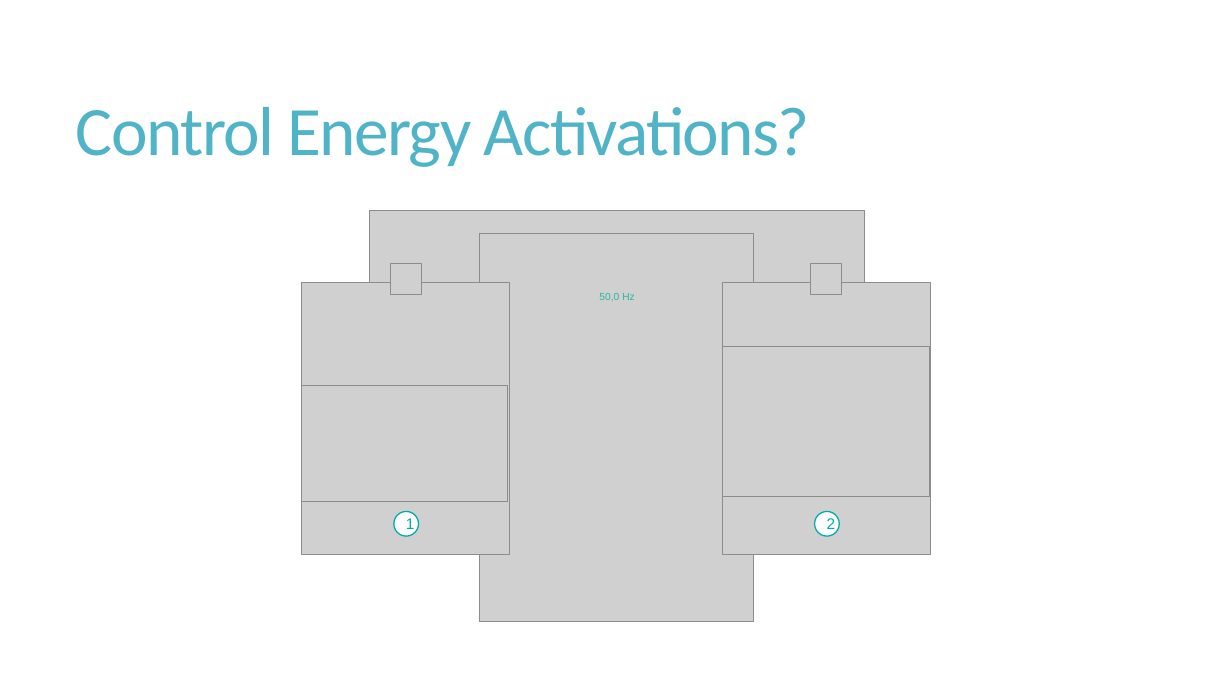
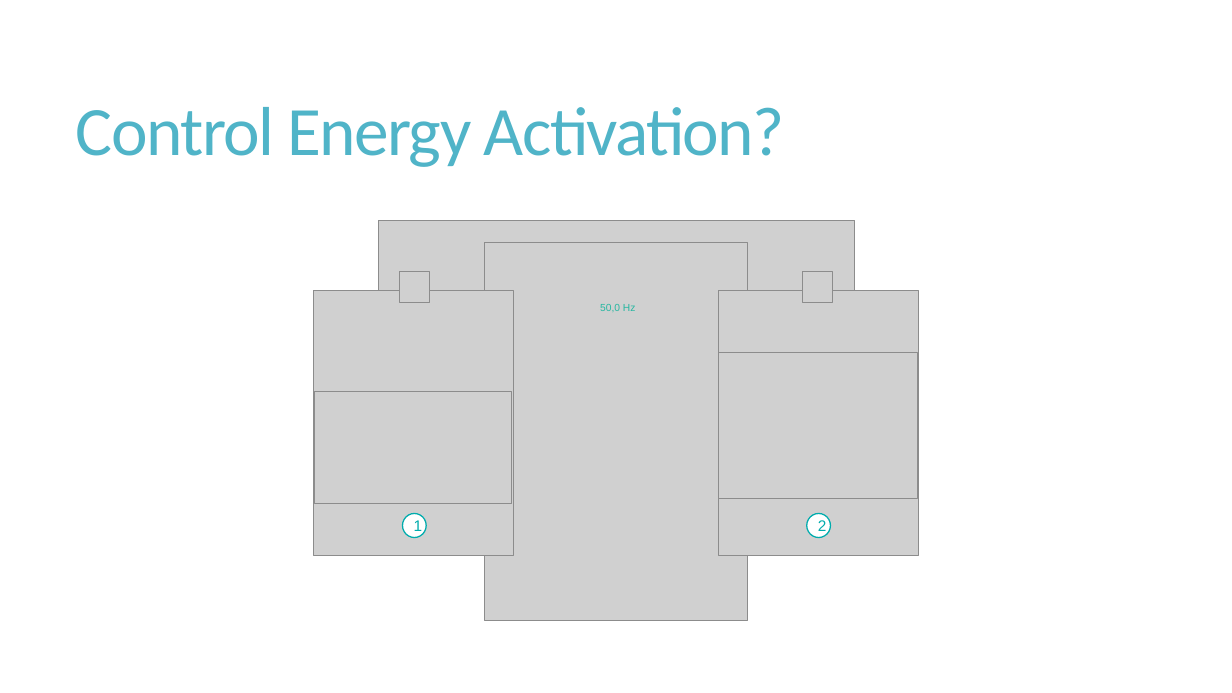
Before and after one commit to v4rp1ng/EDHD_2024_BKW_Predicting_aFRR_Volumes, a slide deck: slide 4 of Predicting Control Energy Volumes for Grid Stability.pptx. Drawn at 1232x693 pixels with LibreOffice and Linux fonts; fonts in the diff are those of the drawing; grey boxes stand for pictures. Boxes give left, top, right and bottom in pixels: in the first picture for what was removed or moved away, otherwise in the second. Text is boxed around its words. In the diff, an @@ line names an element or a change of style, - is before the commit and + after.

Commit message:
added more slides

```diff
--- a/Predicting Control Energy Volumes for Grid Stability.pptx
+++ b/Predicting Control Energy Volumes for Grid Stability.pptx
@@ title at bbox=[76, 107, 784, 167]: text changed @@
-Control Energy Activations?
+Control Energy Activation?
@@ text "50,0 Hz": place and size @@
-text "50,0 Hz" at bbox=[599, 293, 635, 301]
+text "50,0 Hz" at bbox=[600, 304, 636, 312]
@@ picture: place and size @@
-picture at bbox=[369, 210, 864, 289]
+picture at bbox=[379, 220, 855, 297]
@@ picture: place and size @@
-picture at bbox=[480, 233, 753, 621]
+picture at bbox=[485, 242, 749, 620]
@@ picture: place and size @@
-picture at bbox=[301, 283, 509, 555]
+picture at bbox=[314, 291, 514, 556]
@@ picture: place and size @@
-picture at bbox=[391, 263, 422, 295]
+picture at bbox=[399, 272, 429, 302]
@@ picture: place and size @@
-picture at bbox=[723, 283, 931, 555]
+picture at bbox=[719, 291, 919, 556]
@@ picture: place and size @@
-picture at bbox=[811, 263, 842, 295]
+picture at bbox=[802, 272, 832, 302]
@@ picture: place and size @@
-picture at bbox=[723, 347, 930, 497]
+picture at bbox=[719, 353, 918, 499]
@@ picture removed at bbox=[724, 347, 931, 497] @@
@@ picture: place and size @@
-picture at bbox=[302, 385, 508, 501]
+picture at bbox=[314, 391, 512, 504]
@@ picture: place and size @@
-picture at bbox=[301, 386, 507, 502]
+picture at bbox=[314, 392, 512, 504]
@@ ellipse "1": place and size @@
-ellipse "1" at bbox=[394, 512, 419, 537]
+ellipse "1" at bbox=[403, 514, 427, 538]
@@ ellipse "2": place and size @@
-ellipse "2" at bbox=[815, 512, 840, 537]
+ellipse "2" at bbox=[807, 514, 831, 538]
```
Also in this commit, not shown: 4 other slides changed, 9 slides added, 4 slides removed.
